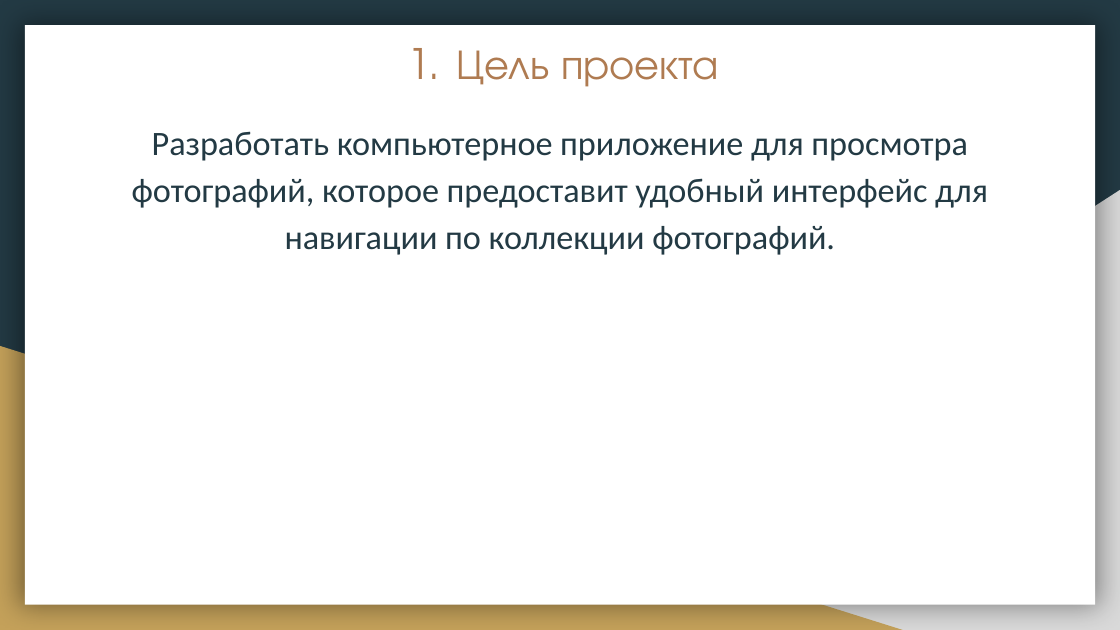
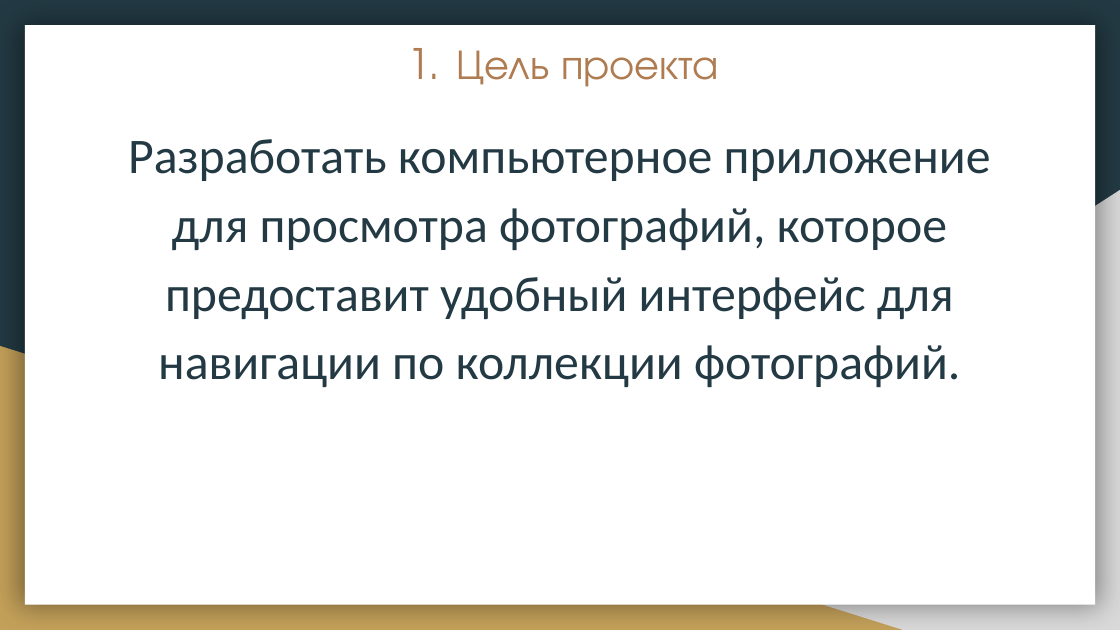
Before and after one commit to RaZe31-cs/photo-viewing-app, a slide deck: slide 3 of ПроектPyQt5.pptx. Drawn at 1120x630 pixels with LibreOffice and Linux fonts; fonts in the diff are those of the drawing. Boxes give left, top, right and bottom in pixels: in the first picture for what was removed or moved away, otherwise in the second. Text is boxed around its words. In the diff, an @@ line names an element or a change of style, - is before the commit and + after.

```diff
--- a/ПроектPyQt5.pptx
+++ b/ПроектPyQt5.pptx
@@ text "Разработать компьютерное приложение для просмотра ..." at [128,139,991,387]: size 22 to 32 pt @@
```
Also in this commit, not shown: 2 other slides changed, 1 other file.
